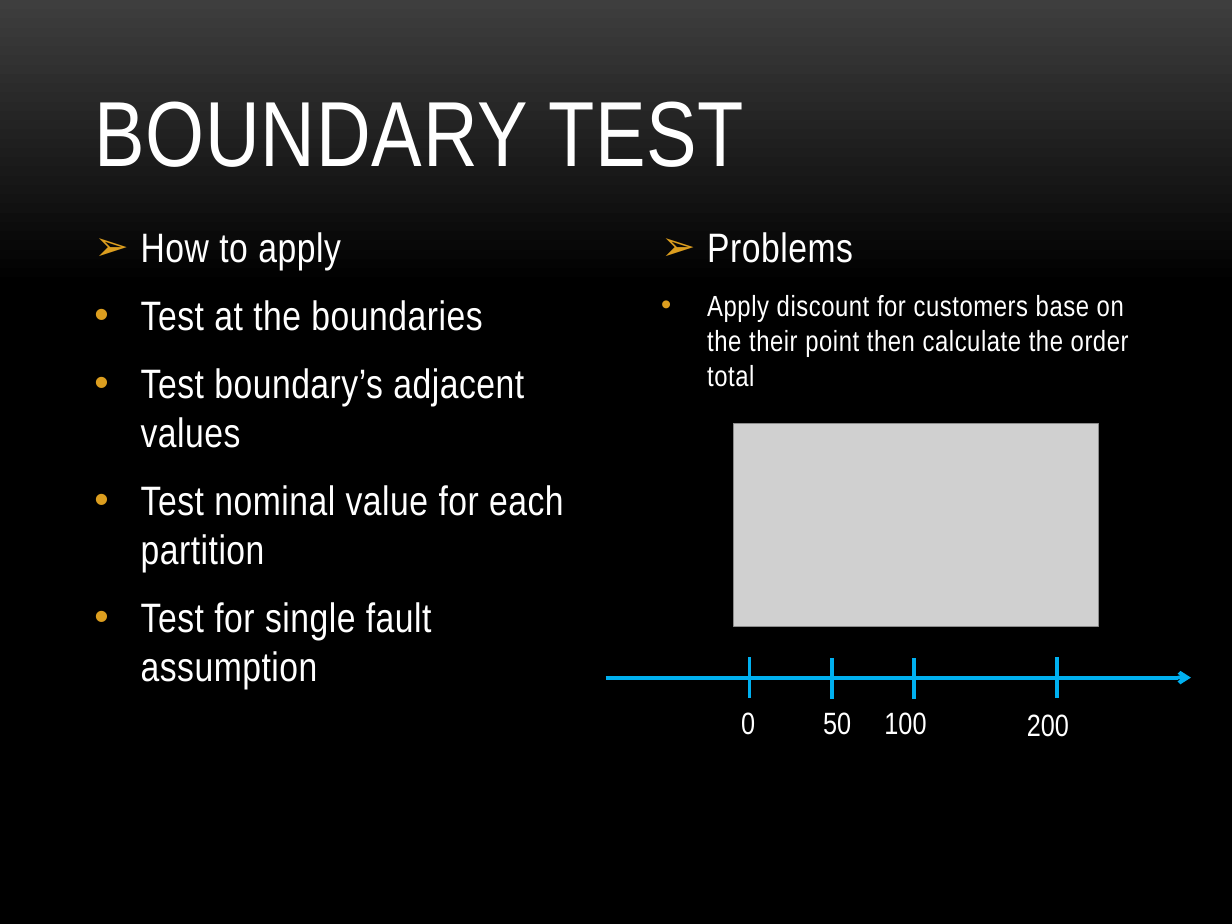
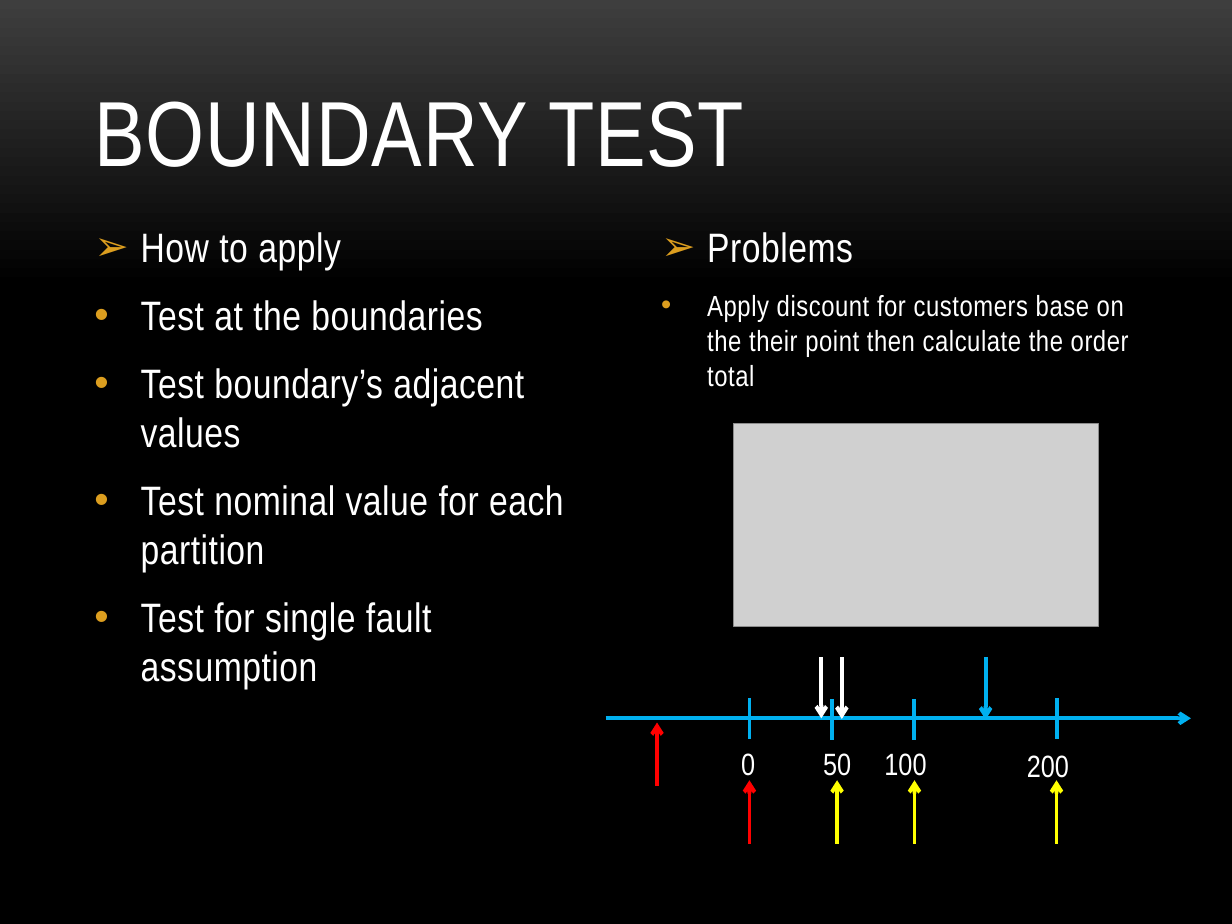
Before and after one commit to khoanguyen/UnitTestDemo, a slide deck: slide 2 of UnitTest.pptx. Drawn at 1232x924 pixels with LibreOffice and Linux fonts; fonts in the diff are those of the drawing; grey boxes stand for pictures; background and template pictures are left out. Boxes give left, top, right and bottom in pixels: in the first picture for what was removed or moved away, otherwise in the second. Text is boxed around its words. In the diff, an @@ line names an element or a change of style, - is before the commit and + after.

```diff
--- a/UnitTest.pptx
+++ b/UnitTest.pptx
@@ arrow added from (822, 657) to (822, 718), #FFFFFF 2.25 pt @@
@@ arrow added from (841, 657) to (841, 719), #FFFFFF 2.25 pt @@
@@ arrow added from (986, 657) to (986, 719), #00B0F0 2.25 pt @@
@@ 4 texts, 4 lines, 1 arrow: place and size @@
-4 texts, 4 lines, 1 arrow at [606,657,1191,737]
+4 texts, 4 lines, 1 arrow at [606,697,1191,783]
@@ arrow added from (657, 786) to (657, 722), #FF0000 2.25 pt @@
@@ arrow added from (749, 844) to (749, 780), #FF0000 2.25 pt @@
@@ arrow added from (837, 844) to (837, 780), #FFFF00 2.25 pt @@
@@ arrow added from (914, 844) to (914, 780), #FFFF00 2.25 pt @@
@@ arrow added from (1057, 844) to (1057, 780), #FFFF00 2.25 pt @@
```
Also in this commit, not shown: 1 other slide changed, 2 other files.
